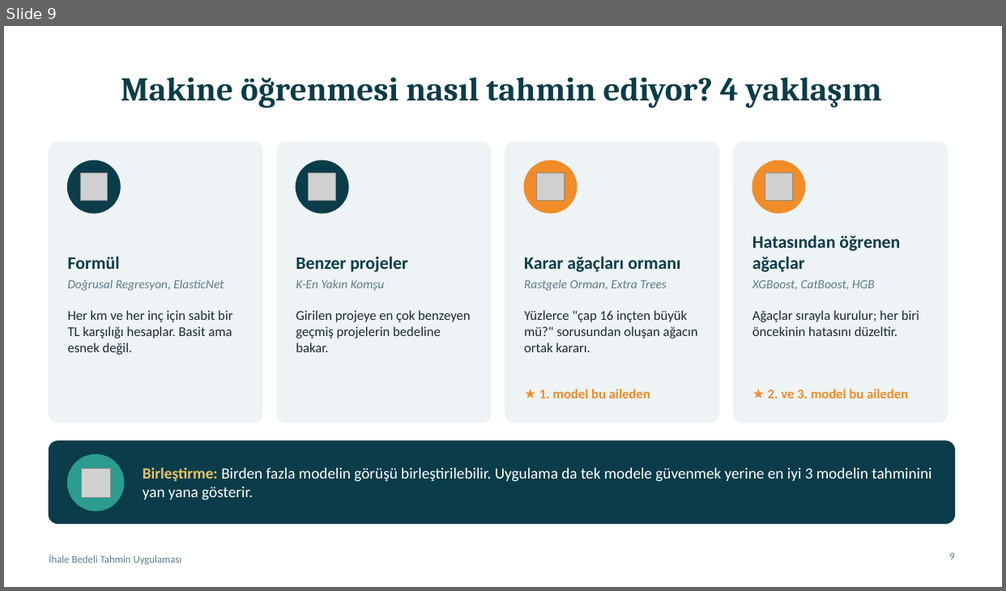
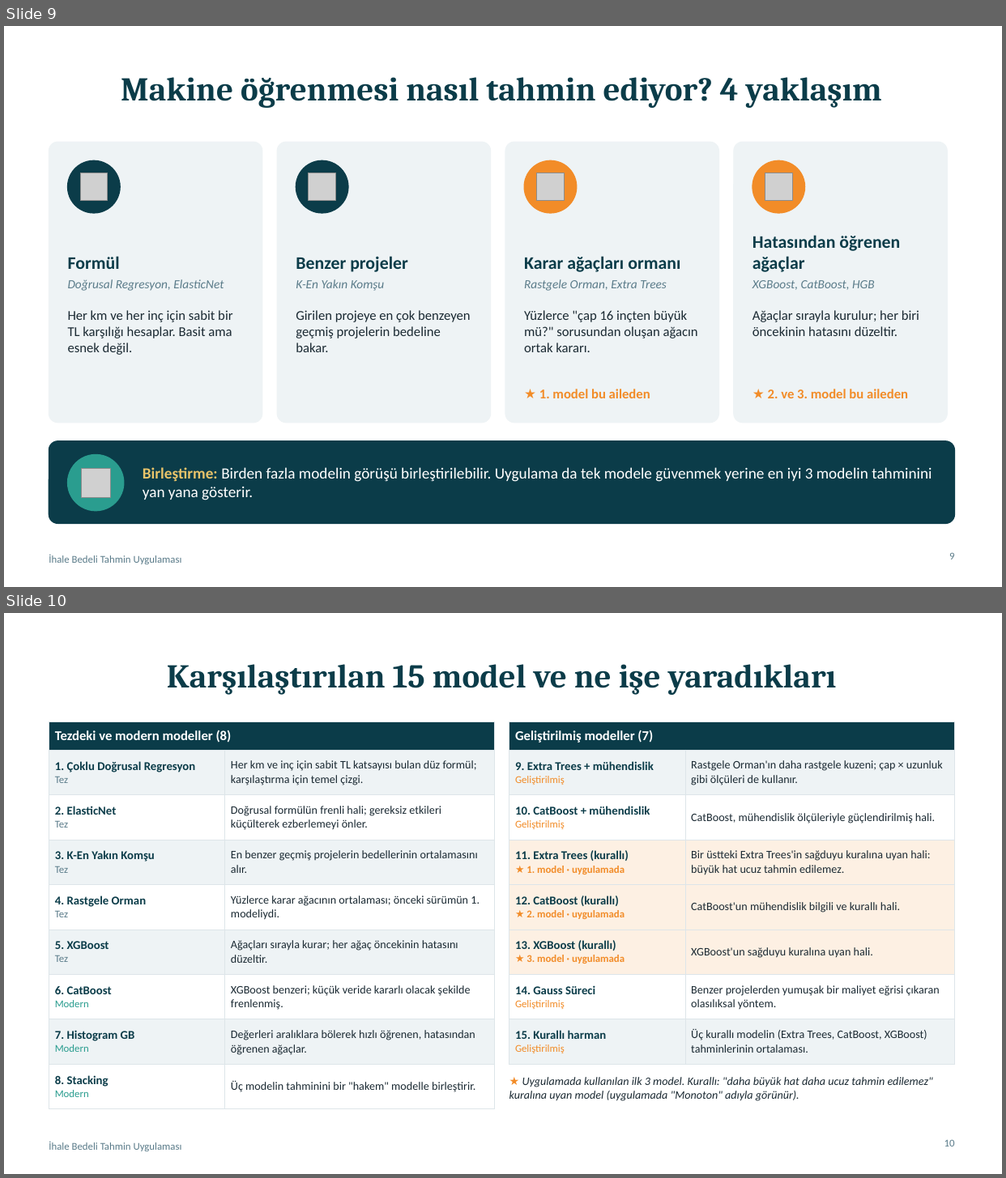
Before and after one commit to furkanatlan/ihale_tahmin, a slide deck: sunum/ihale_tahmin_sunumu.pptx. Shown one above the other, each under a label of ours: slide 9 before the commit, slides 9 and 10 after it. The pictures are 1006x591 and 1006x1178 pixels, drawn with LibreOffice and Linux fonts; fonts in the diff are those of the drawing; grey boxes stand for pictures. Boxes give left, top, right and bottom in pixels: in the first picture for what was removed or moved away, otherwise in the second. Text is boxed around its words. In the diff, an @@ line names an element or a change of style, - is before the commit and + after.

```diff
--- a/sunum/ihale_tahmin_sunumu.pptx
+++ b/sunum/ihale_tahmin_sunumu.pptx
@@ slide 10 added at box(4, 613, 1002, 1174), background #FFFFFF; not listed: 1 template element that a slide beside it also shows @@
@@ title added at box(167, 664, 837, 695), 32 pt, text #0B3C49, bold @@
+Karşılaştırılan 15 model ve ne işe yaradıkları
@@ table added at box(49, 722, 494, 1101), 9 rows, 2 columns @@
+Tezdeki ve modern modeller (8) | 
+1. Çoklu Doğrusal Regresyon / Tez | Her km ve inç için sabit TL katsayısı bulan düz formül; karşılaştırma için temel çizgi.
+2. ElasticNet / Tez | Doğrusal formülün frenli hali; gereksiz etkileri küçülterek ezberlemeyi önler.
+3. K-En Yakın Komşu / Tez | En benzer geçmiş projelerin bedellerinin ortalamasını alır.
+4. Rastgele Orman / Tez | Yüzlerce karar ağacının ortalaması; önceki sürümün 1. modeliydi.
+5. XGBoost / Tez | Ağaçları sırayla kurar; her ağaç öncekinin hatasını düzeltir.
+6. CatBoost / Modern | XGBoost benzeri; küçük veride kararlı olacak şekilde frenlenmiş.
+7. Histogram GB / Modern | Değerleri aralıklara bölerek hızlı öğrenen, hatasından öğrenen ağaçlar.
+8. Stacking / Modern | Üç modelin tahminini bir "hakem" modelle birleştirir.
@@ table added at box(509, 722, 955, 1057), 8 rows, 2 columns @@
+Geliştirilmiş modeller (7) | 
+9. Extra Trees + mühendislik / Geliştirilmiş | Rastgele Orman'ın daha rastgele kuzeni; çap × uzunluk gibi ölçüleri de kullanır.
+10. CatBoost + mühendislik / Geliştirilmiş | CatBoost, mühendislik ölçüleriyle güçlendirilmiş hali.
+11. Extra Trees (kurallı) / ★ 1. model · uygulamada | Bir üstteki Extra Trees'in sağduyu kuralına uyan hali: büyük hat ucuz tahmin edilemez.
+12. CatBoost (kurallı) / ★ 2. model · uygulamada | CatBoost'un mühendislik bilgili ve kurallı hali.
+13. XGBoost (kurallı) / ★ 3. model · uygulamada | XGBoost'un sağduyu kuralına uyan hali.
+14. Gauss Süreci / Geliştirilmiş | Benzer projelerden yumuşak bir maliyet eğrisi çıkaran olasılıksal yöntem.
+15. Kurallı harman / Geliştirilmiş | Üç kurallı modelin (Extra Trees, CatBoost, XGBoost) tahminlerinin ortalaması.
@@ text added at box(509, 1077, 933, 1101), 11 pt, text #1B2A33, italic @@
+★ Uygulamada kullanılan ilk 3 model. Kurallı: "daha büyük hat daha ucuz tahmin edilemez" kuralına uyan model (uygulamada "Monoton" adıyla görünür).
@@ page number added at box(944, 1139, 955, 1147), 10 pt, text #5B7C8A @@
+10
```
Also in this commit, not shown: 2 slides changed.
